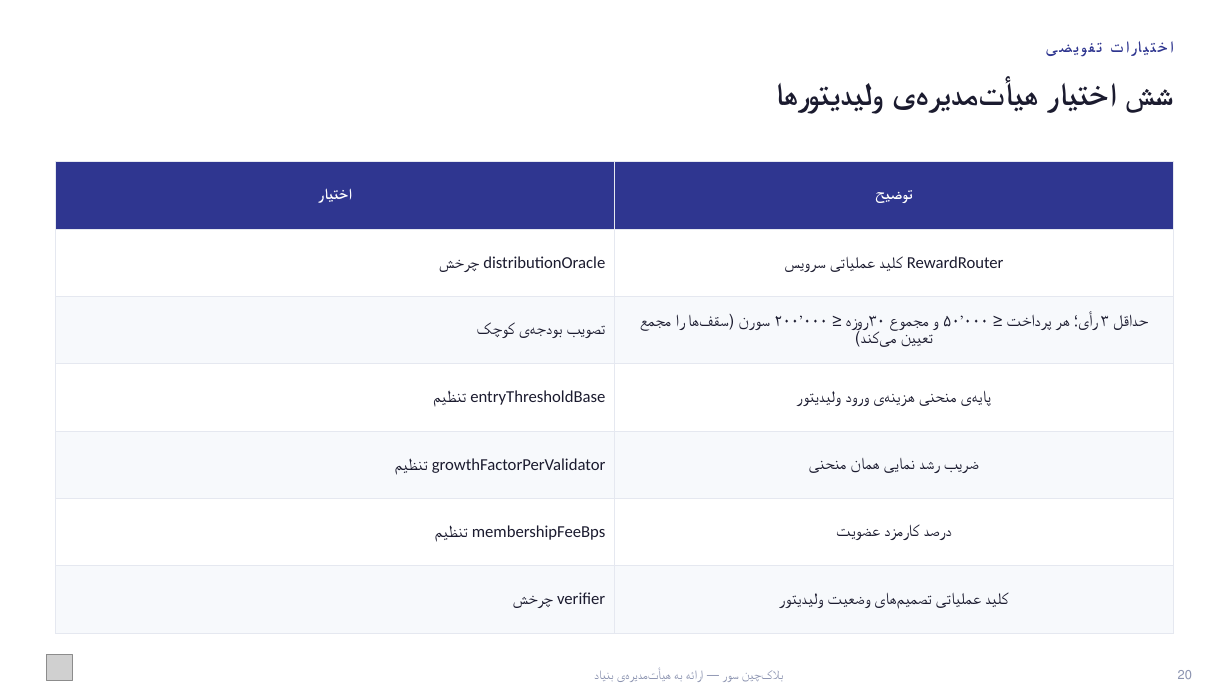
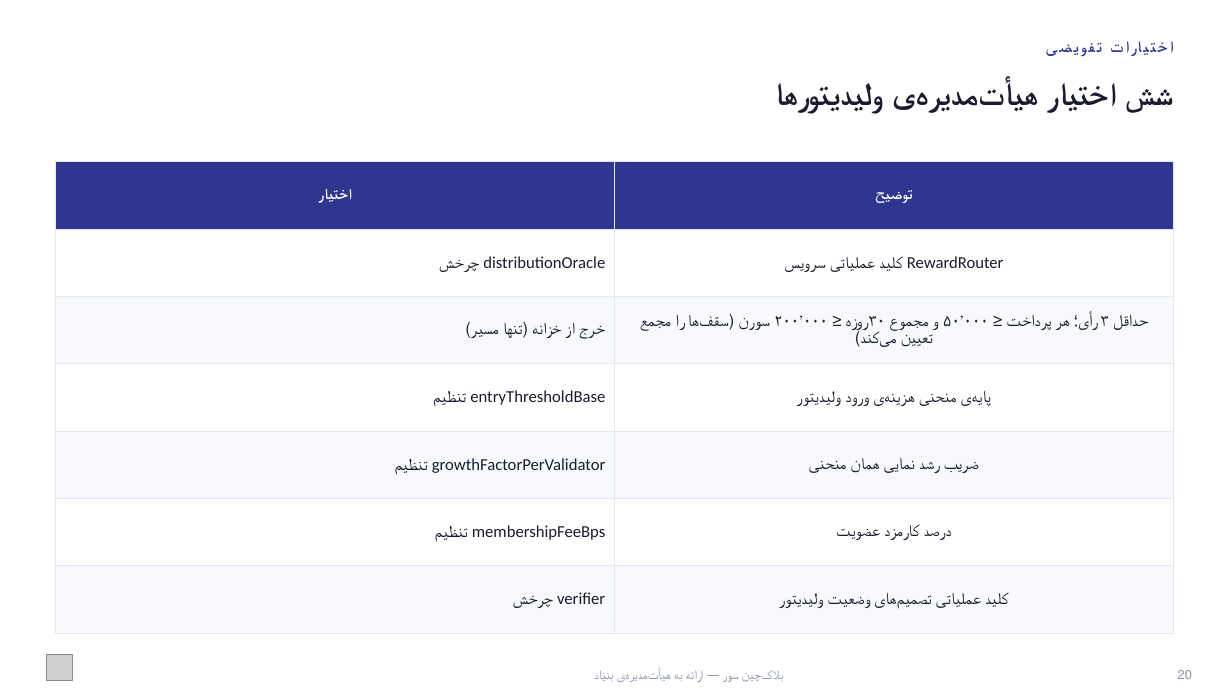
Before and after one commit to Sur-network/sur-new, a slide deck: slide 21 of presentations/Sur - Board Presentation.pptx. Drawn at 1232x693 pixels with LibreOffice and Linux fonts; fonts in the diff are those of the drawing; grey boxes stand for pictures. Boxes give left, top, right and bottom in pixels: in the first picture for what was removed or moved away, otherwise in the second. Text is boxed around its words. In the diff, an @@ line names an element or a change of style, - is before the commit and + after.

```diff
--- a/presentations/Sur - Board Presentation.pptx
+++ b/presentations/Sur - Board Presentation.pptx
@@ table at (x1=55, y1=162, x2=1174, y2=633) @@
-row 3, column 1: تصویب بودجه‌ی کوچک
+row 3, column 1: خرج از خزانه (تنها مسیر)
```
Also in this commit, not shown: 12 other slides changed, 35 other files.
